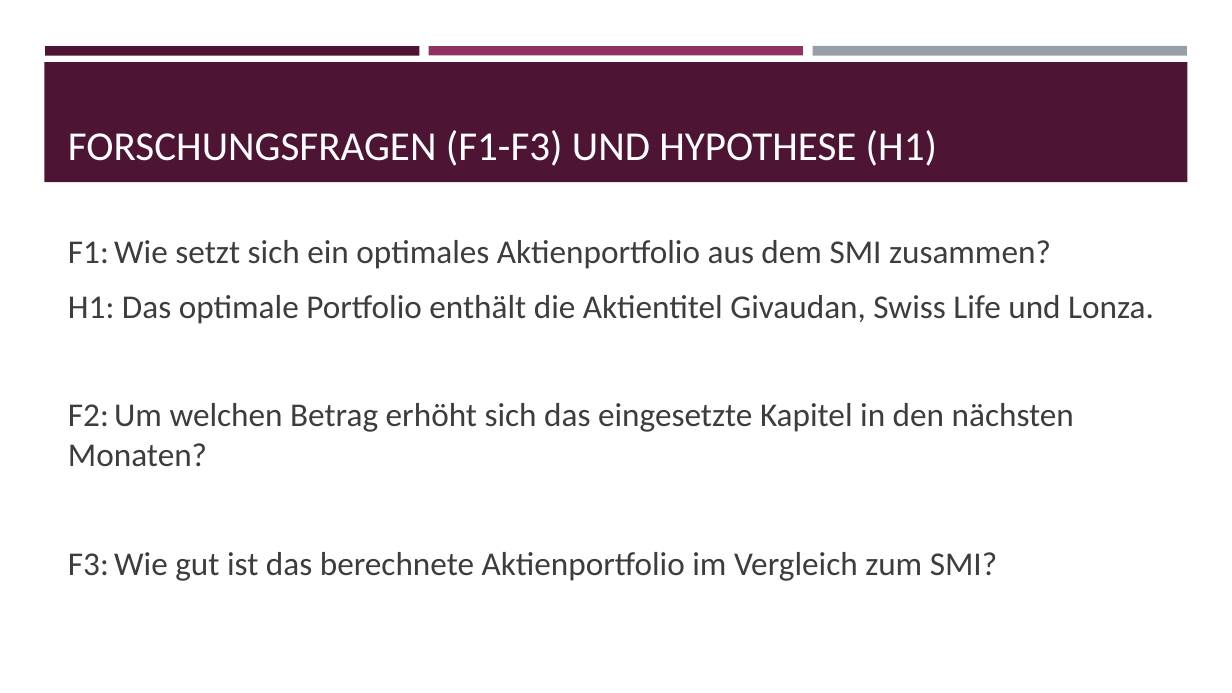
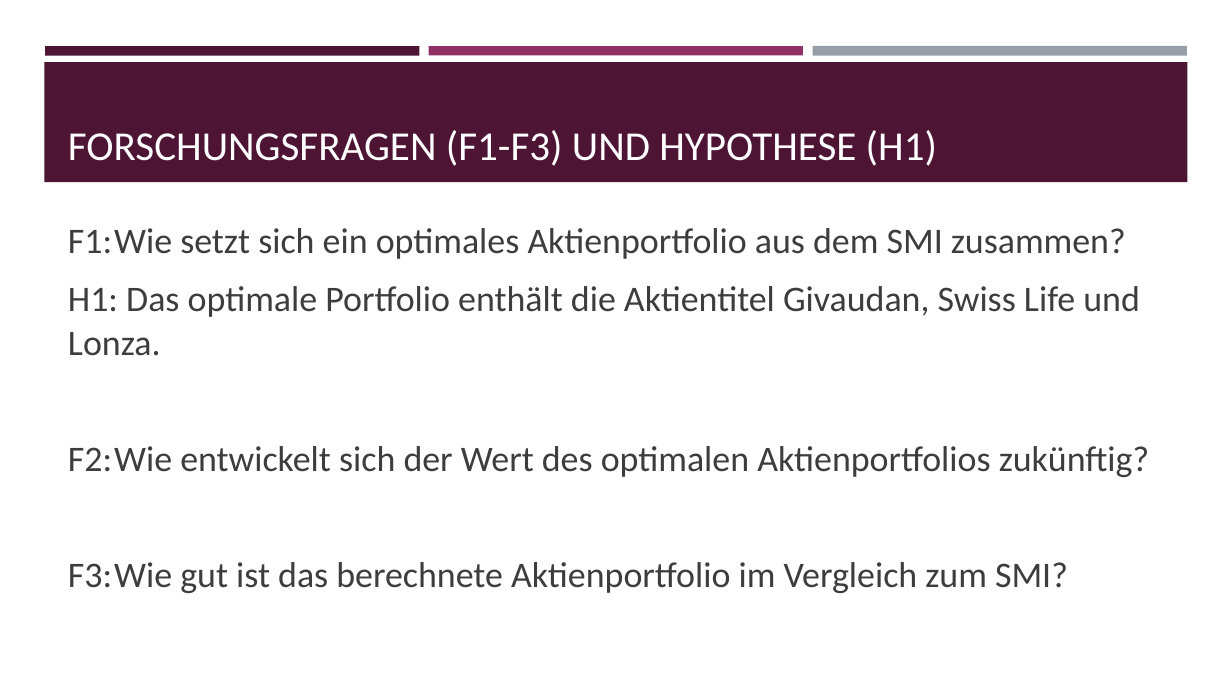
Before and after one commit to bodo-gruetter/tsa_repo, a slide deck: slide 2 of Paper_Präsentation/PortfolioZusammenstellungSMI_Blaser_Gruetter.pptx. Drawn at 1232x693 pixels with LibreOffice and Linux fonts; fonts in the diff are those of the drawing. Boxes give left, top, right and bottom in pixels: in the first picture for what was removed or moved away, otherwise in the second. Text is boxed around its words. In the diff, an @@ line names an element or a change of style, - is before the commit and + after.

```diff
--- a/Paper_Präsentation/PortfolioZusammenstellungSMI_Blaser_Gruetter.pptx
+++ b/Paper_Präsentation/PortfolioZusammenstellungSMI_Blaser_Gruetter.pptx
@@ text at (68,228,1140,593): size 25.9 to 28 pt in "F1: Wie setzt sich ein optimales Aktienportfolio ...", "H1: Das optimale Portfolio enthält die Aktientitel ...", "F3: Wie gut ist das berechnete Aktienportfolio ..." @@
@@ text at (68,446,1149,477): text changed; size 25.9 to 28 pt @@
-F2: Um welchen Betrag erhöht sich das eingesetzte Kapitel in den nächsten Monaten?
+F2: Wie entwickelt sich der Wert des optimalen Aktienportfolios zukünftig?
```
Also in this commit, not shown: 3 other slides changed, 2 other files.
